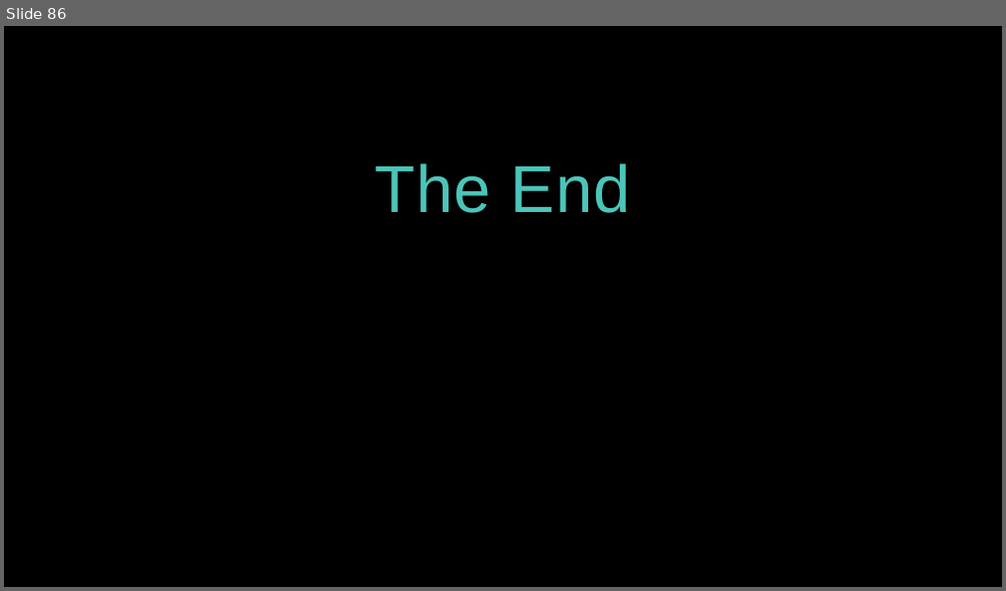
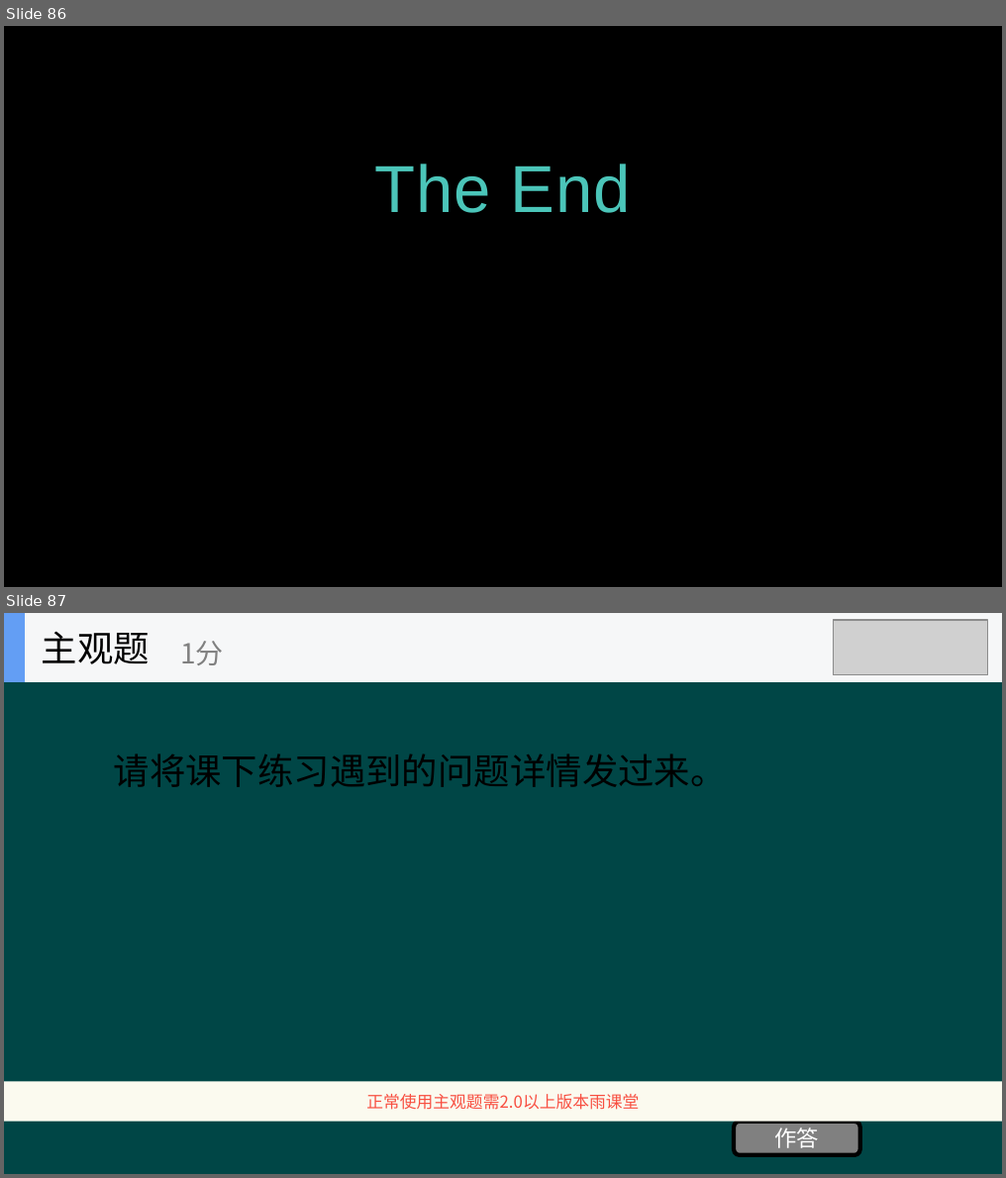
Before and after one commit to hanhonglei/Course_GameEngine, a slide deck: Slides/Principle/13 人工智能/13 人工智能.pptx. Shown one above the other, each under a label of ours: slide 86 before the commit, slides 86 and 87 after it. The pictures are 1006x591 and 1006x1178 pixels, drawn with LibreOffice and Linux fonts; fonts in the diff are those of the drawing; grey boxes stand for pictures; background and template pictures are left out. Boxes give left, top, right and bottom in pixels: in the first picture for what was removed or moved away, otherwise in the second. Text is boxed around its words. In the diff, an @@ line names an element or a change of style, - is before the commit and + after.

```diff
--- a/Slides/Principle/13 人工智能/13 人工智能.pptx
+++ b/Slides/Principle/13 人工智能/13 人工智能.pptx
@@ slide 87 added at (x1=4, y1=613, x2=1002, y2=1174), background #004646 @@
@@ group added at (x1=4, y1=613, x2=1002, y2=682): 2 rectangles, 2 texts @@
+主观题
+1分
@@ picture added at (x1=834, y1=620, x2=989, y2=676) @@
@@ text added at (x1=114, y1=755, x2=727, y2=787), 26 pt, text #000000 @@
+请将课下练习遇到的问题详情发过来。
@@ rectangle added at (x1=4, y1=1082, x2=1002, y2=1122), fill #FBFAEF, 12 pt, text #F84F41 @@
+正常使用主观题需2.0以上版本雨课堂
@@ rounded rectangle added at (x1=734, y1=1122, x2=860, y2=1156), fill #808080, outline #000000 3 pt, 16 pt, text #FFFFFF @@
+作答
```
Also in this commit, not shown: 1 slide changed, 2 other files.
